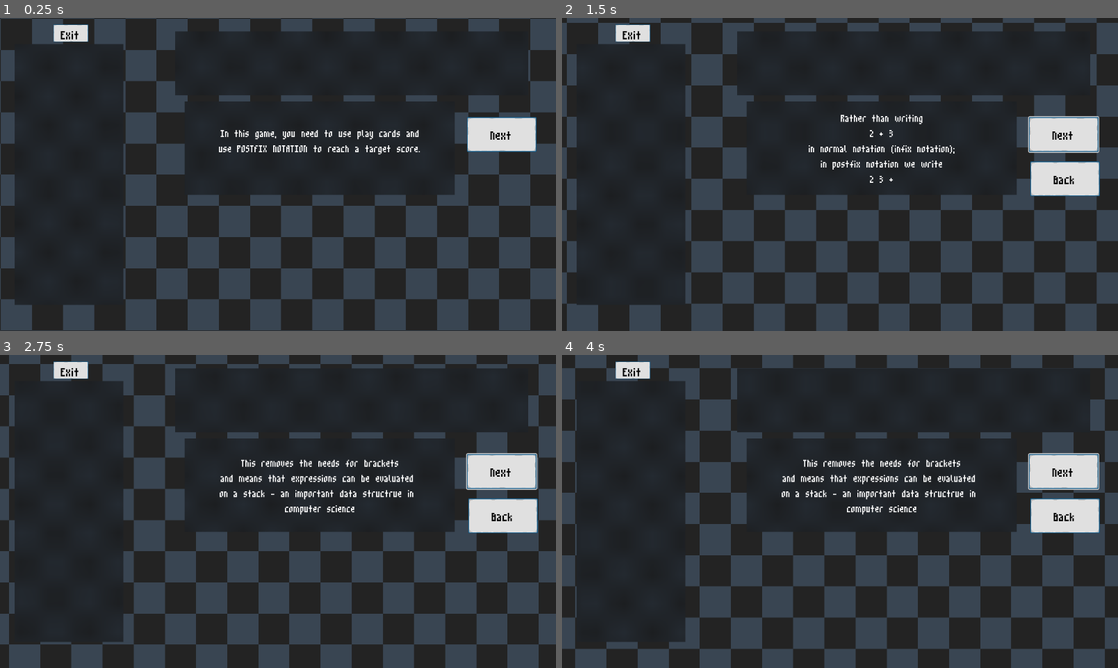
Above: before the commit, frames 1-4 (two rows, left to right).
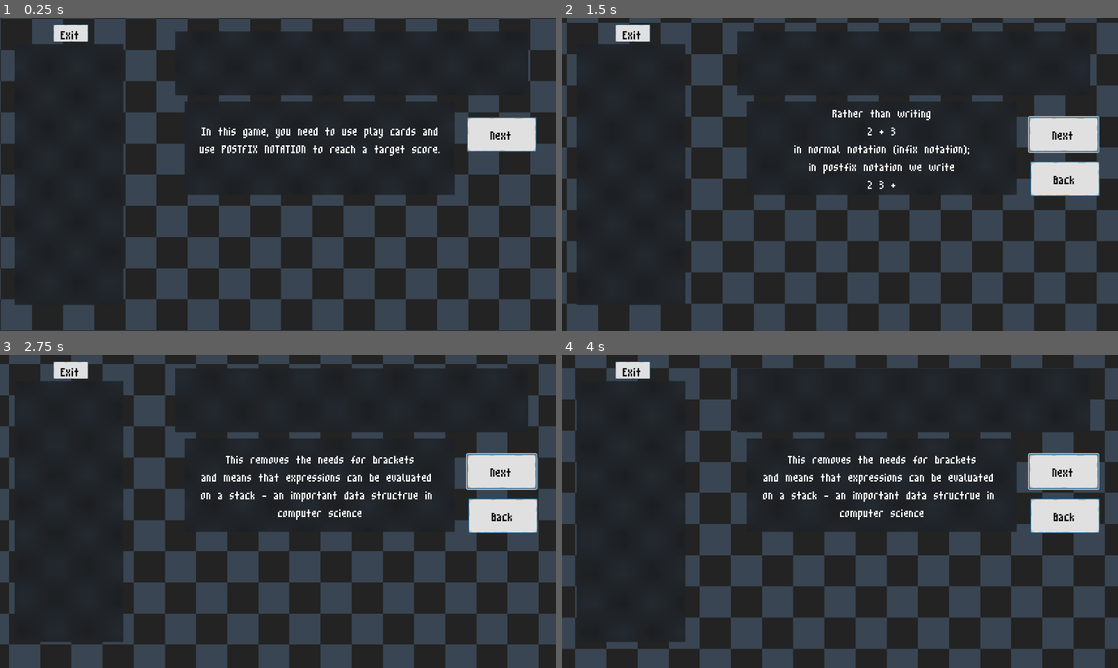
Above: after the commit, the same moments.

Repository: hd2802/stack-demon
Game: Godot game, scene res://_Scenes/Tutorial/tutorial.tscn
Same seed, same stepped clock (60 frames per second), same inputs: the game is played once before the commit and once after it. This scene is started directly instead of the project's main scene.
Inputs (mouse positions are in pixels of both pictures, inside the frame that each line leads up to):
- Up to frame 1 (0.25 s): no input
- Up to frame 2 (1.5 s): click "Next" at 0.5 s; click "Next" at 1.25 s
- Up to frame 3 (2.75 s): click "Next" at 2 s
- Up to frame 4 (4 s): move the mouse to (962, 495) at 2.77 s; move the mouse to (728, 527) at 3.52 s

The runs differ from the first frame. In frame 1, 1.2% of the frame differs, in the area x 35-80%, y 34-44%; in frame 2, 1.3%; in frame 3, 2.1%, in the area x 36-78%, y 32-53%; in frame 4, 2.1%.

Commit message:
feat: change font size in tutorial

Diff:
--- a/_Scenes/Tutorial/tutorial.tscn
+++ b/_Scenes/Tutorial/tutorial.tscn
@@ -236,7 +236,7 @@
 offset_right = 624.0
 offset_bottom = 211.0
 theme = ExtResource("7_jtic3")
-theme_override_font_sizes/font_size = 40
+theme_override_font_sizes/font_size = 48
 horizontal_alignment = 1
 vertical_alignment = 1
 
@@ -253,6 +253,7 @@
 texture = ExtResource("11_gcs81")
 
 [node name="Back" type="Label" parent="NextButton"]
+layout_mode = 0
 offset_right = 159.0
 offset_bottom = 77.0
 theme_override_colors/font_color = Color(0, 0, 0, 1)
